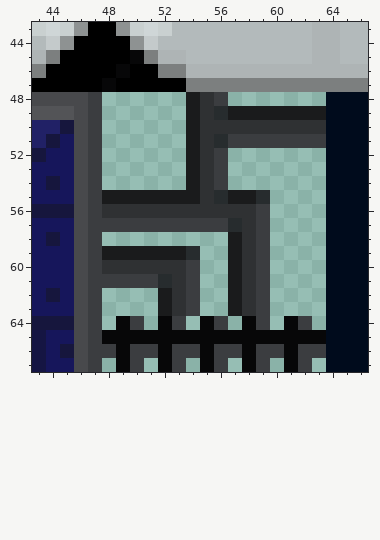
File history of a pixel-art file, Assets/Art/tileset2.ase. The first picture shows the starting point.
320x144 pixels, 1 frame. Colours within 5 levels of each other are drawn and written as one. Shown: x 43..66, y 43..67. The commit also changed other parts of the picture, which this record leaves out.
After the commit:
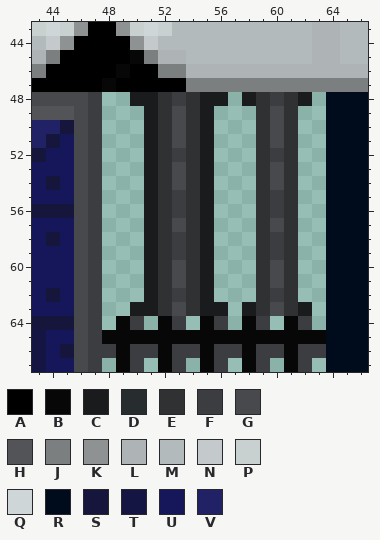
Palette (. is transparent): A #000000  B #070708  C #1a1b1c  D #272c2e  E #2f3133  F #3b3d40  G #48494c  H #535457  J #7c7f7f  K #8e9292  L #aeb4b5  M #b3babb  N #c4cacb  P #c9d0d0  Q #cfd6d7  R #000b1c  S #16163d  T #151543  U #16165b  V #212166
The edit:
Layers "detail", "base":
y 48: x 50..56 ....CEF -> CCEFECC; x 58..62 ..... -> CEFEC
y 49: x 51..63 ...CEDCCCCCCC -> CEGEC...EGE..
y 50: x 51..58 ...CEEEE -> CEGEC...; x 60 E -> G; x 62..63 EE -> ..
y 51: x 51..63 ...CEDFFFFFFF -> CEGEC...EGE..
y 52: x 51..56 ...CEF -> CEFEC.; x 59..61 ... -> EFE
y 53..54: x 51..56 ...CEF -> CEGEC.; x 59..61 ... -> EGE
y 55: x 48..50 CCC -> ...; x 52..61 CCCEDCCD.. -> EFEC...EFE
y 56: x 48..51 EEEE -> ...C; x 53 E -> F; x 55..61 EEEEF.. -> C...EFE
y 57: x 48..61 FFFFFFFFFDEF.. -> ...CEGEC...EGE
y 58: x 51..55 ..... -> CEFEC; x 57..61 CEF.. -> ..EFE
y 59: x 48..50 CCC -> ...; x 52..55 CCD. -> EFEC; x 57..61 CEF.. -> ..EFE
y 60: x 48..51 EEEE -> ...C; x 53..55 EF. -> GEC; x 57..61 CEF.. -> ..EGE
y 61: x 48..55 FFFFDEF. -> ...CEGEC; x 57..61 CEF.. -> ..EGE
y 62: x 51..55 .CEF. -> CEFEC; x 57..61 CEF.. -> ..EFE
y 63: x 50..62 ..CEF..CEF... -> CCEGECC.CEGEC
